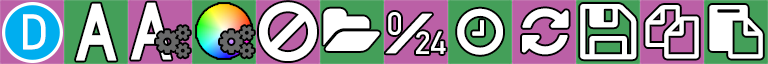
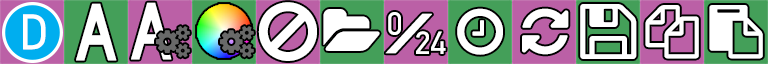
Layer changes from the first 768×64 image to the second:
painted on (unnamed layer) (1st of 9, in "Group 1") over (580, 4, 636, 60)
painted on (unnamed layer) (2nd of 9, in "Group 1") over (522, 8, 569, 55)
painted on (unnamed layer) (3rd of 9, in "Group 1") over (709, 5, 763, 59)
painted on (unnamed layer) (4th of 9, in "Group 1") over (645, 5, 699, 59)
painted on (unnamed layer) (5th of 9, in "Group 1") over (457, 8, 503, 55)
painted on (unnamed layer) (6th of 9, in "Group 1") over (258, 2, 317, 61)
painted on (unnamed layer) (7th of 9, in "Group 1") over (222, 28, 254, 54)
painted on (unnamed layer) (8th of 9, in "Group 1") over (323, 8, 380, 51)
painted on (unnamed layer) (9th of 9, in "Group 1") over (158, 28, 190, 55)
